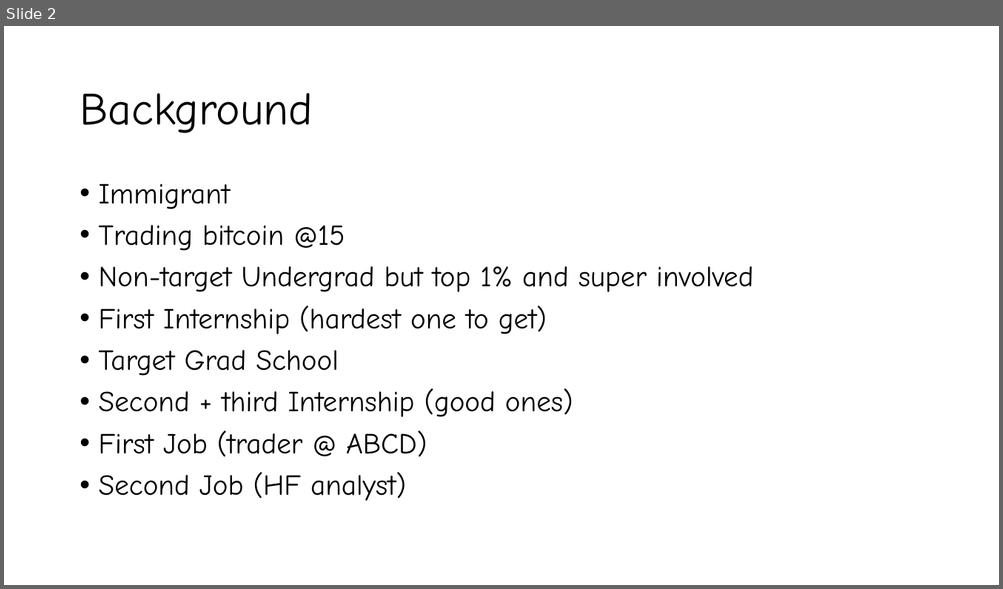
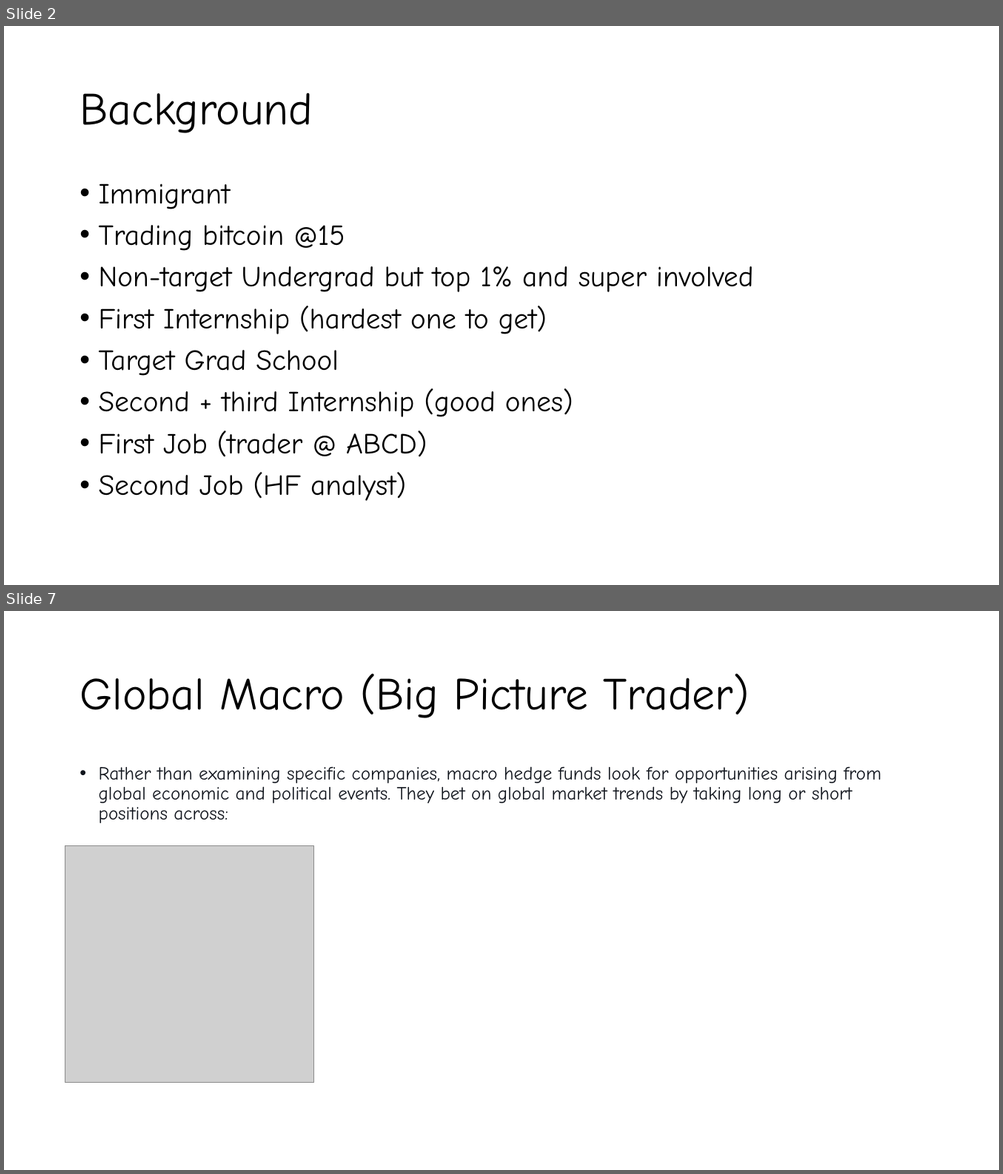
Before and after one commit to valazeinali/Valatility, a slide deck: VALATILITY/Powerpoints/Valatility_Stream_1_Slides.pptx. Shown one above the other, each under a label of ours: slide 2 before the commit, slides 2 and 7 after it; the slides between them are not shown. The pictures are 1003x589 and 1003x1174 pixels, drawn with LibreOffice and Linux fonts; fonts in the diff are those of the drawing; grey boxes stand for pictures. Boxes give left, top, right and bottom in pixels: in the first picture for what was removed or moved away, otherwise in the second. Text is boxed around its words. In the diff, an @@ line names an element or a change of style, - is before the commit and + after.

```diff
--- a/VALATILITY/Powerpoints/Valatility_Stream_1_Slides.pptx
+++ b/VALATILITY/Powerpoints/Valatility_Stream_1_Slides.pptx
@@ slide 7 added at box(4, 611, 999, 1170), background #FFFFFF @@
@@ title added at box(79, 673, 749, 718), 44 pt, text #000000 @@
+Global Macro (Big Picture Trader)
@@ text added at box(99, 766, 881, 823), 18 pt, text #10141C @@
+• Rather than examining specific companies, macro hedge funds look for opportunities arising from global economic and political events. They bet on global market trends by taking long or short positions across:
@@ picture added at box(65, 846, 313, 1082) @@
```
Also in this commit, not shown: 7 other slides added, 1 slide removed.
